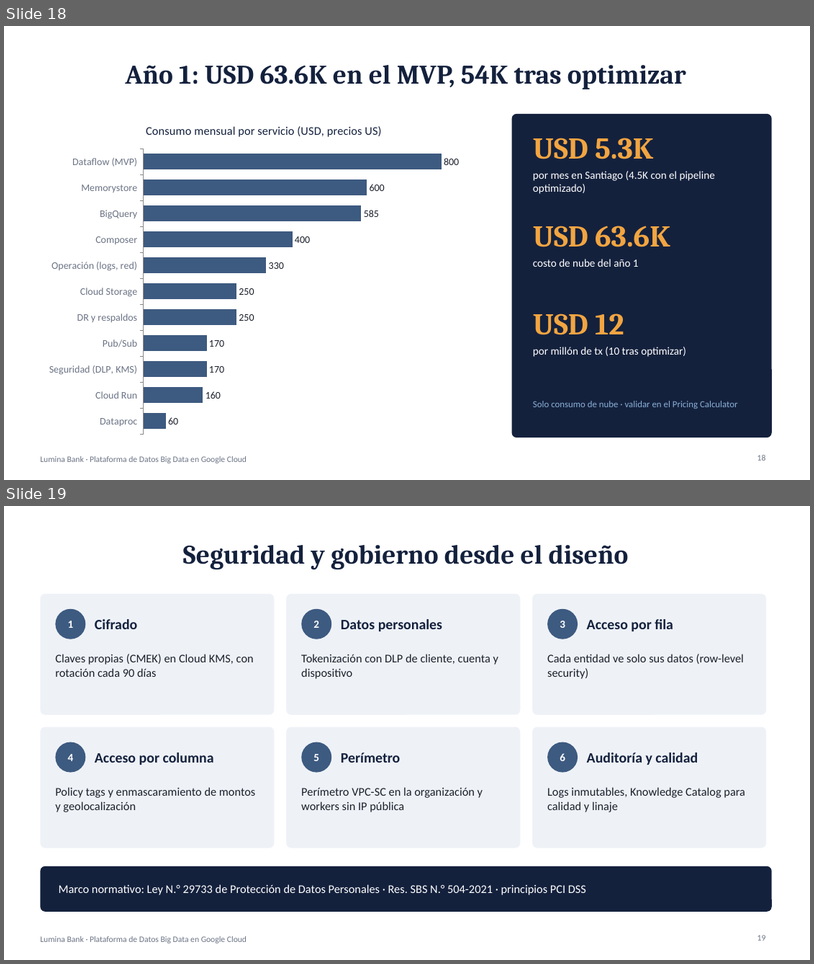
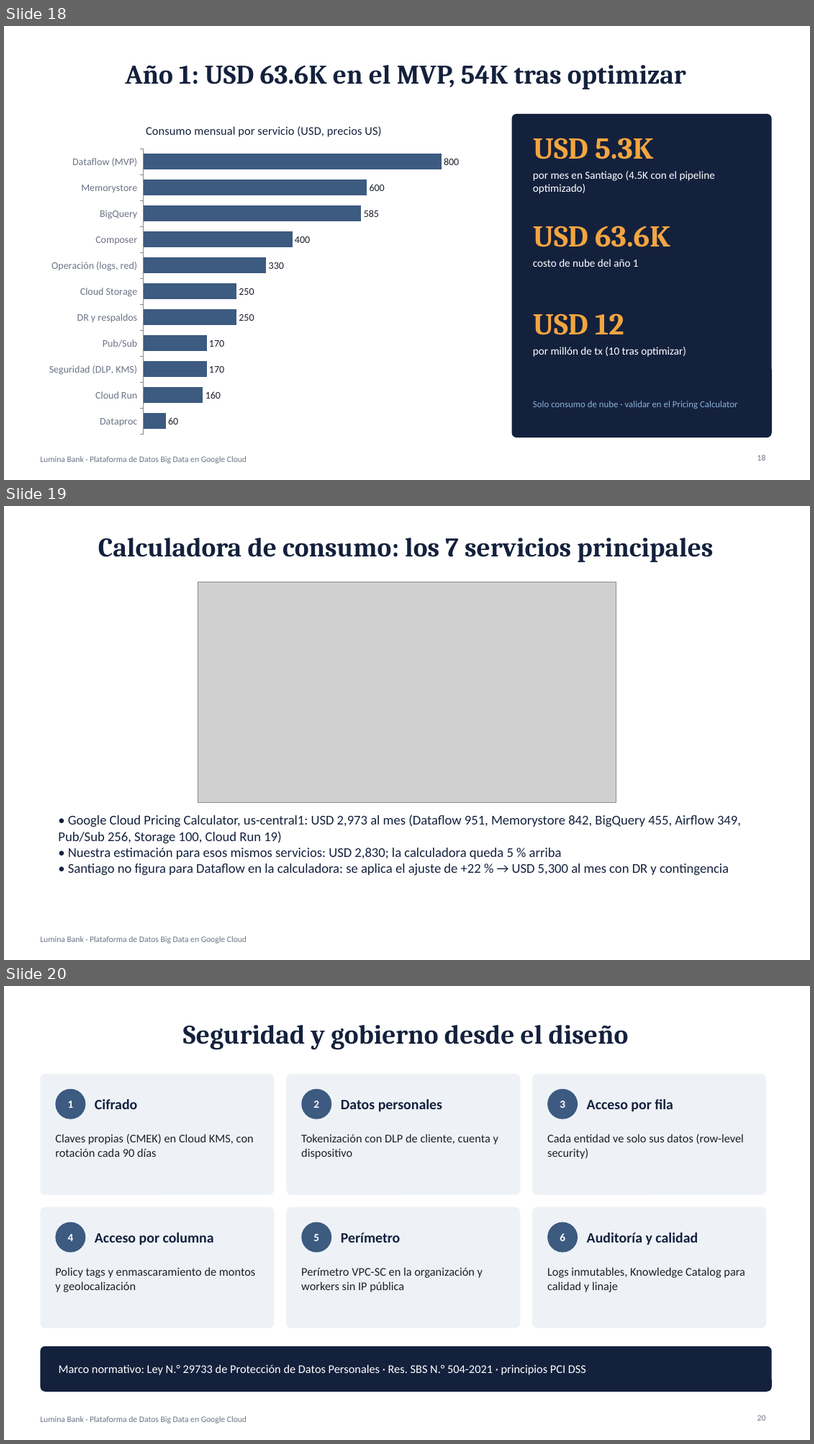
Before and after one commit to bmontoyag/utec_bigdata_trabajo, a slide deck: presentacion/Lumina Bank - Sustentacion.pptx. Shown one above the other, each under a label of ours: slides 18 and 19 before the commit, slides 18, 19 and 20 after it. The pictures are 814x964 and 814x1444 pixels, drawn with LibreOffice and Linux fonts; fonts in the diff are those of the drawing; grey boxes stand for pictures. Boxes give left, top, right and bottom in pixels: in the first picture for what was removed or moved away, otherwise in the second. Text is boxed around its words. In the diff, an @@ line names an element or a change of style, - is before the commit and + after.

```diff
--- a/presentacion/Lumina Bank - Sustentacion.pptx
+++ b/presentacion/Lumina Bank - Sustentacion.pptx
@@ slide 19 added at [4, 506, 810, 960], background #FFFFFF; not listed: 1 template element that a slide beside it also shows @@
@@ title added at [98, 538, 713, 562], 32 pt, text #14213D, bold @@
+Calculadora de consumo: los 7 servicios principales
@@ picture added at [198, 582, 616, 803] @@
@@ text added at [58, 814, 741, 875], 16 pt, text #14213D @@
+• Google Cloud Pricing Calculator, us-central1: USD 2,973 al mes (Dataflow 951, Memorystore 842, BigQuery 455, Airflow 349, Pub/Sub 256, Storage 100, Cloud Run 19)
+• Nuestra estimación para esos mismos servicios: USD 2,830; la calculadora queda 5 % arriba
+• Santiago no figura para Dataflow en la calculadora: se aplica el ajuste de +22 % → USD 5,300 al mes con DR y contingencia
@@ what was slide 19 is now slide 20 @@
@@ page number at [758, 1414, 766, 1420]: text changed @@
-19
+20
```
Also in this commit, not shown: 2 slides changed, 1 other slide added, 16 other files.
